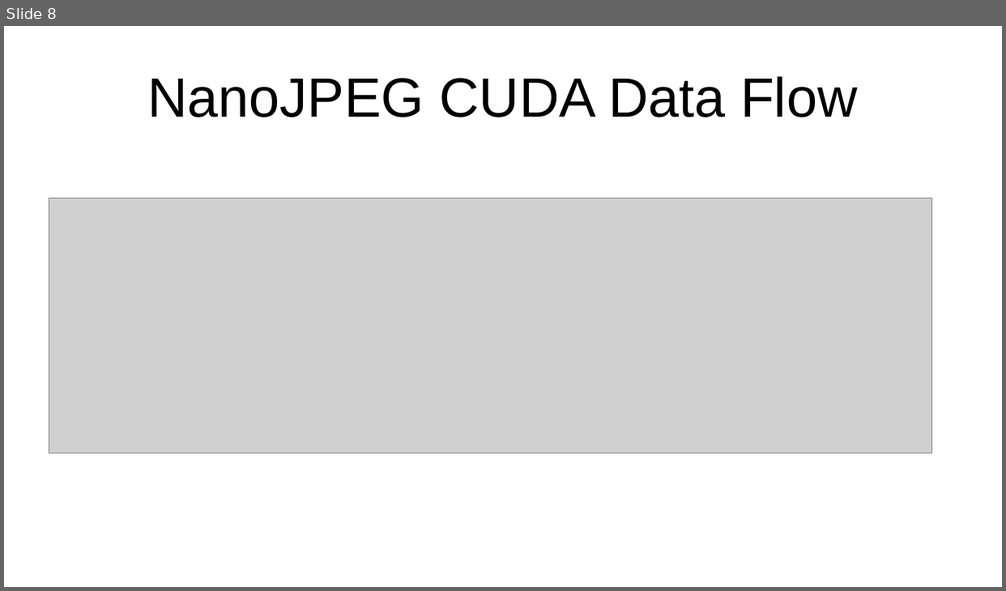
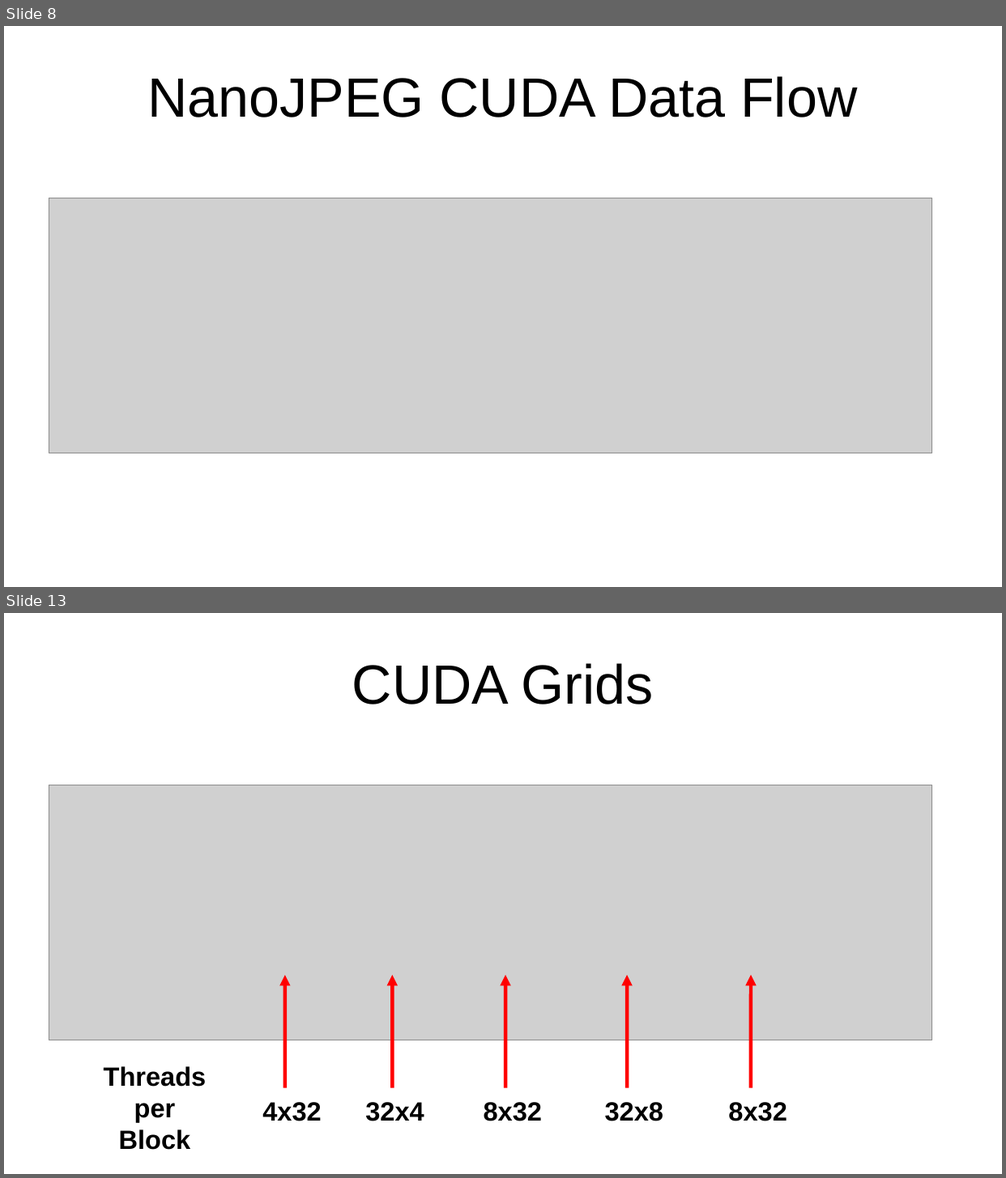
Before and after one commit to il-pist/JPEG_cuda, a slide deck: nanojpeg/doc/NanoJPEG CUDA presentazione.odp. Shown one above the other, each under a label of ours: slide 8 before the commit, slides 8 and 13 after it; the slides between them are not shown. The pictures are 1006x591 and 1006x1178 pixels, drawn with LibreOffice and Linux fonts; fonts in the diff are those of the drawing; grey boxes stand for pictures. Boxes give left, top, right and bottom in pixels: in the first picture for what was removed or moved away, otherwise in the second. Text is boxed around its words. In the diff, an @@ line names an element or a change of style, - is before the commit and + after.

```diff
--- a/nanojpeg/doc/NanoJPEG CUDA presentazione.odp
+++ b/nanojpeg/doc/NanoJPEG CUDA presentazione.odp
@@ slide 13 added at bbox=[4, 613, 1002, 1174], background #FFFFFF @@
@@ title added at bbox=[352, 663, 653, 705], 44 pt, text #000000 @@
+CUDA Grids
@@ picture added at bbox=[49, 785, 932, 1041] @@
@@ arrow added from (285, 1088) to (285, 975), #FF0000 2.89 pt @@
@@ arrow added from (393, 1088) to (393, 975), #FF0000 2.89 pt @@
@@ arrow added from (505, 1088) to (505, 975), #FF0000 2.89 pt @@
@@ arrow added from (627, 1088) to (627, 975), #FF0000 2.89 pt @@
@@ arrow added from (751, 1088) to (751, 975), #FF0000 2.89 pt @@
@@ text added at bbox=[104, 1067, 206, 1150], 21 pt, text #000000, bold @@
+Threads
+per
+Block
@@ text added at bbox=[262, 1102, 322, 1122], 21 pt, text #000000, bold @@
+4x32
@@ text added at bbox=[365, 1102, 424, 1122], 21 pt, text #000000, bold @@
+32x4
@@ text added at bbox=[484, 1102, 543, 1122], 21 pt, text #000000, bold @@
+8x32
@@ text added at bbox=[605, 1102, 664, 1122], 21 pt, text #000000, bold @@
+32x8
@@ text added at bbox=[728, 1102, 787, 1122], 21 pt, text #000000, bold @@
+8x32
```
Also in this commit, not shown: 7 slides changed, 1 other file.
